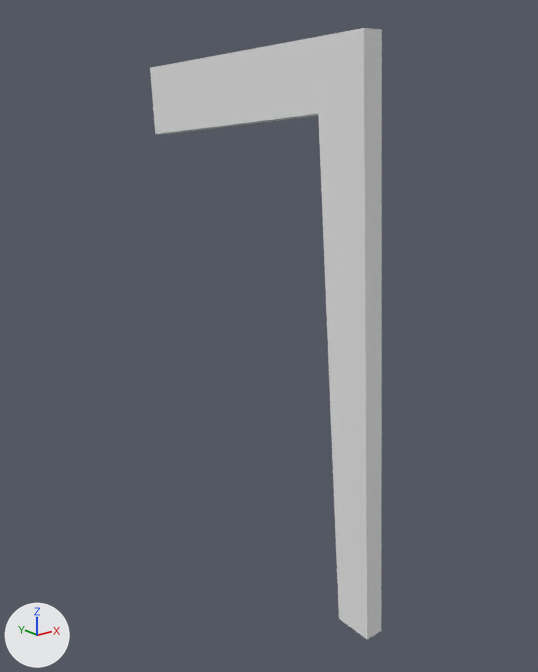
The Blender file Chair/Chair.blend as it was, and as the next commit left it.
Camera for both pictures: a 50 mm camera at (-0.68, -2.86, 2.11) aimed at (1.29, -0.39, 1.12). Arrows for +X, +Y and +Z are at lower left; the lights stay in place.
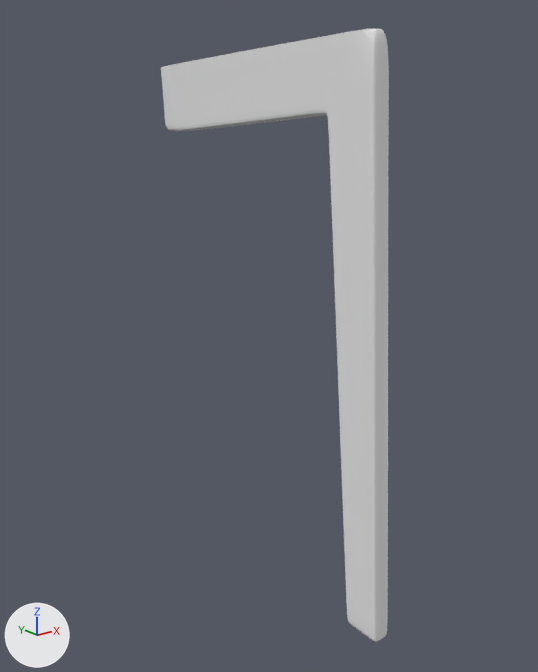
Commit message: Work on Chair

What changed in the scene script:
```text
Change me_cube_001:
    used by ob_cube; location = (0.005, -0.152, 0.085); rotation_euler = (0.0, 0.0, 1.571), in degrees (0, 0, 90); scale = (0.0832, 0.0832, 0.0832)
    remove me_cube_001.from_pydata(...)  # 16 vertices, 14 faces; spans x -11.5..7.1, y -15.8..-14.7, z -1.0..27.2
    add me_cube_001.from_pydata(...)  # 43 vertices, 30 faces, 1 loose edge; spans x -5.2..13.5, y -0.5..0.5, z -20.4..7.8
    me_cube_001 part 1: the whole mesh is rebuilt
Change ob_cube:
    ob_cube.location: (0.005, -0.152, 0.085) -> (1.274, -0.726, 1.697)
    add _m = ob_cube.modifiers.new('Mirror', 'MIRROR')
    add _m.use_axis = (False, True, False)
    add _m = ob_cube.modifiers.new('Subdivision', 'SUBSURF')
```

What differs and where, as boxes (x1, y1, x2, y2) in the pictures (538 x 672 px):
'Cube', reshaped, moved, modifiers changed: before (150, 28, 382, 639); after (161, 28, 389, 642)
